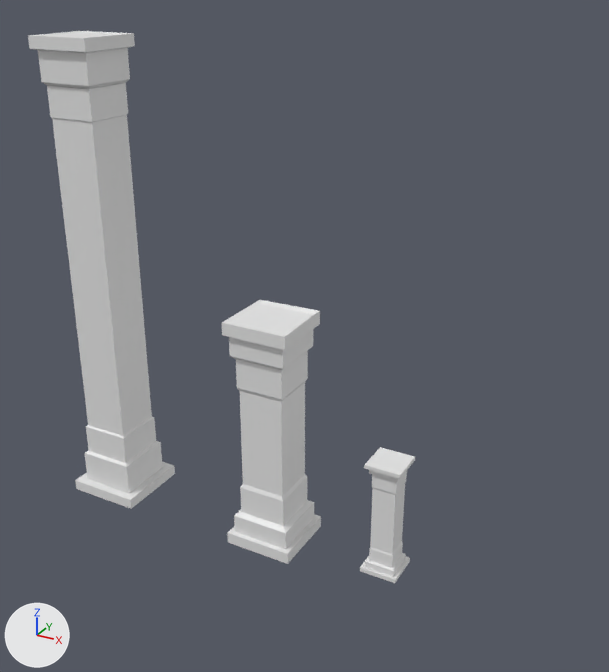
One commit to the Blender file BlenderAssets/FConSupport.blend: the scene before it, then after it.
The view is the same before and after, from a 50 mm lens placed at (1.65, -5.46, 4.5), pointed at (-1.25, -0.2, 1.87). The lights are fixed; the arrows at lower left show +X, +Y and +Z.

In view in the first picture: 'SM_FConSupport1m', 'SM_FConSupport2m', 'SM_FConSupport4m'.
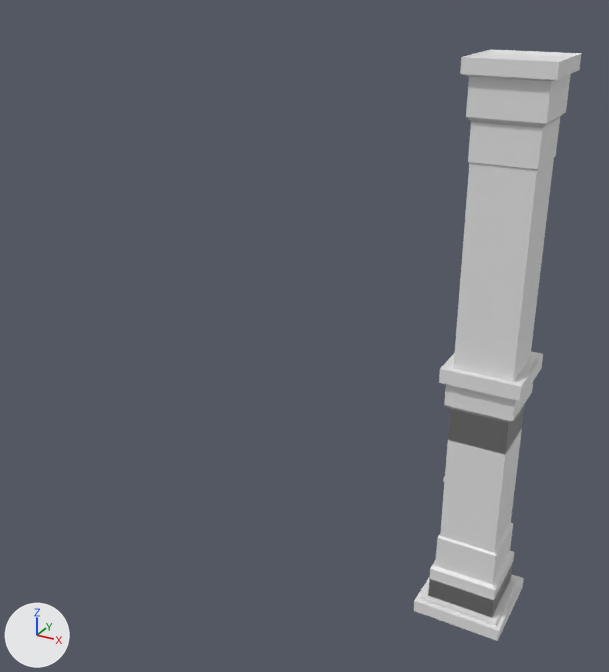
Boxes [x1, y1, x2, y2] around the edits, measured in the pictures (609 x 672 px):
'SM_FConSupport4m', moved
    before: [28, 31, 175, 509]
    after: [414, 49, 582, 641]
'SM_FConSupport2m', moved
    before: [222, 300, 321, 564]
    after: [420, 352, 543, 626]
'SM_FConSupport1m', moved (not visible afterwards)
    before: [360, 447, 415, 583]

The change, as a diff of the scene's bpy script:
```diff
--- a/BlenderAssets/FConSupport.blend.py
+++ b/BlenderAssets/FConSupport.blend.py
@@ ob_sm_fconsupport2m @@
 ob_sm_fconsupport2m = bpy.data.objects.new('SM_FConSupport2m', me_cube_002)
-ob_sm_fconsupport2m.location = (-1.737, -0.042, 0.0)
+ob_sm_fconsupport2m.location = (0.0, 0.0, 0.0)
@@ ob_sm_fconsupport4m @@
 ob_sm_fconsupport4m = bpy.data.objects.new('SM_FConSupport4m', me_cube_003)
-ob_sm_fconsupport4m.location = (-3.423, 0.0, 0.0)
+ob_sm_fconsupport4m.location = (0.0, 0.0, 0.0)
@@ ob_sm_fconsupport1m @@
 ob_sm_fconsupport1m = bpy.data.objects.new('SM_FConSupport1m', me_cube_008)
-ob_sm_fconsupport1m.location = (-0.593, -0.124, 0.0)
+ob_sm_fconsupport1m.location = (0.0, 0.0, 0.0)
```
